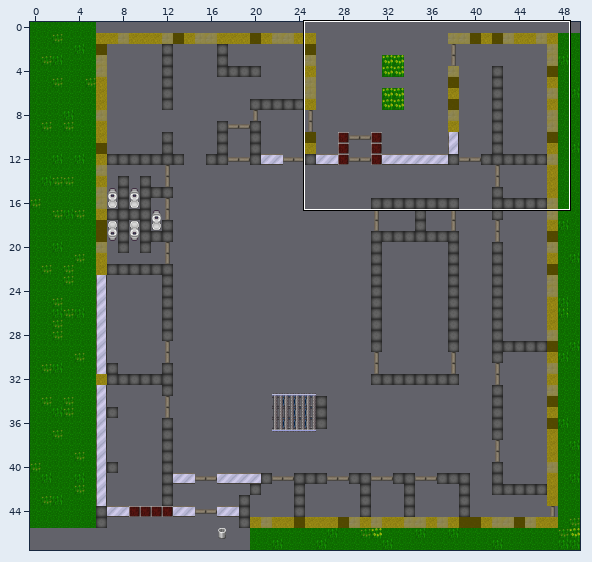
Two versions of a level (Tiled map (JSON), Vorlage_fuer_Greifswald/maps/Greifswaldsecondfloor.json). Above: a wide view before the commit, with the close-up outlined.
Close-up. First the earlier version:
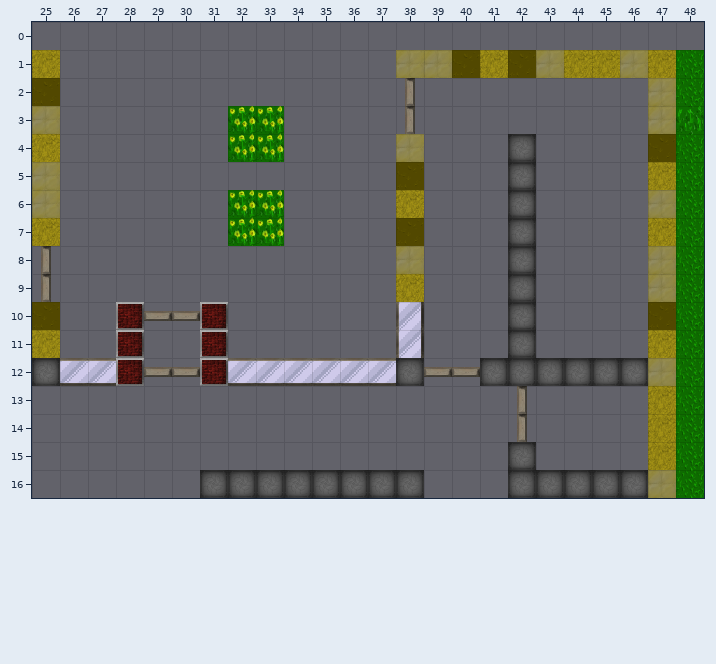
Cells are 32x32 px. Shown: x 25..48, y 0..16. The commit also changed other parts of the map, which this record leaves out.
Now the later version:
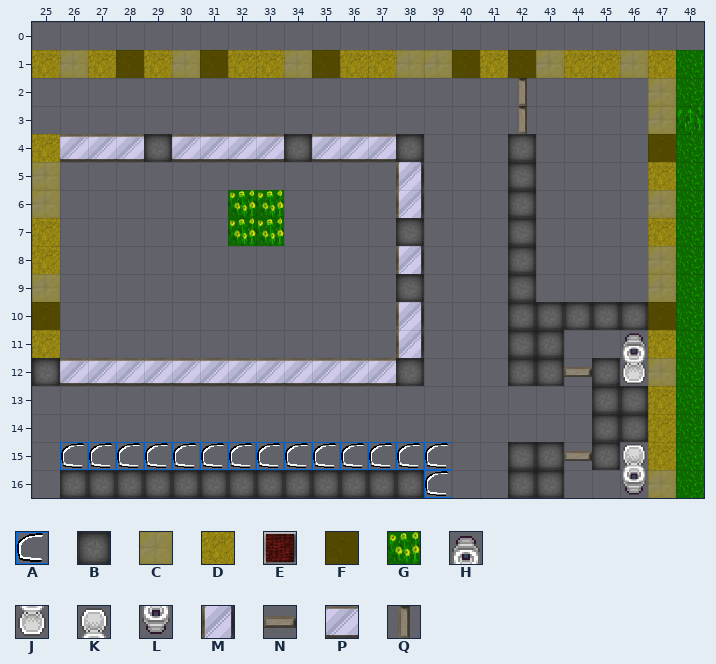
Key: from "Funktionen": A 0; from "floor": B 15, C 24, D 25, E 34, F 48, G 61; from "office_180": H 177, J 193; from "office_360": K 62, L 78; from "tileset_bjoern": M 43, N 48, P 50, Q 56.
_ is an empty cell, # one hidden under a higher layer, . an unchanged one.
Edits made:
--- layer "Funktionen Waende"
@@ x 25..25 @@
- 2 #
- 3 #
+ 2 _
+ 3 _
@@ x 28..46 @@
-10 #..#...............
-11 #..#...............
-12 .............#..#.#
+10 _.._...............
+11 _.._...............
+12 ............._.._._
@@ x 26..46 @@
-15 ______________.......
-16 ............._....###
+15 AAAAAAAAAAAAAA.......
+16 .............A....___
--- layer "Waende"
@@ x 25..46 @@
- 1 .____________.........
- 2 F............Q........
- 3 C......GG....Q........
- 4 .______GG____C........
- 5 .............F........
- 6 .............D........
- 7 .............F........
- 8 _............C........
- 9 _............D........
-10 ...E..E...........____
-11 ...E..E..........._...
-12 ...E__E.........B..B.B
-13 ....................__
-14 ....................__
-15 .................._._.
-16 ._____.............BBB
+ 1 .CDFDCFDDCFDD.........
+ 2 _............_........
+ 3 _......__...._........
+ 4 .PPPBPPPPBPPPB........
+ 5 .............M........
+ 6 .............M........
+ 7 .............B........
+ 8 D............M........
+ 9 C............B........
+10 ..._.._...........BBBB
+11 ..._.._...........B...
+12 ...PPPP........._.._._
+13 ....................BB
+14 ....................BB
+15 ..................B.B.
+16 .BBBBB.............___
--- layer "Tueren"
@@ x 42..42 @@
- 2 _
- 3 _
+ 2 Q
+ 3 Q
@@ x 25..30 @@
- 8 Q.....
- 9 Q.....
-10 ....NN
+ 8 _.....
+ 9 _.....
+10 ....__
@@ x 29..44 @@
-12 NN........NN..._
-13 .............Q..
-14 .............Q..
-15 ..............._
+12 __........__...N
+13 ............._..
+14 ............._..
+15 ...............N
--- layer "Gegenstände"
@@ x 46..46 @@
-11 _
-12 _
+11 H
+12 J
@@ x 46..46 @@
-15 _
-16 _
+15 K
+16 L
Changed places in both close-ups, as pixel boxes (x1, y1, x2, y2):
changed: (32, 50, 424, 302)
added: (517, 78, 527, 134)
changed: (60, 302, 648, 498)
